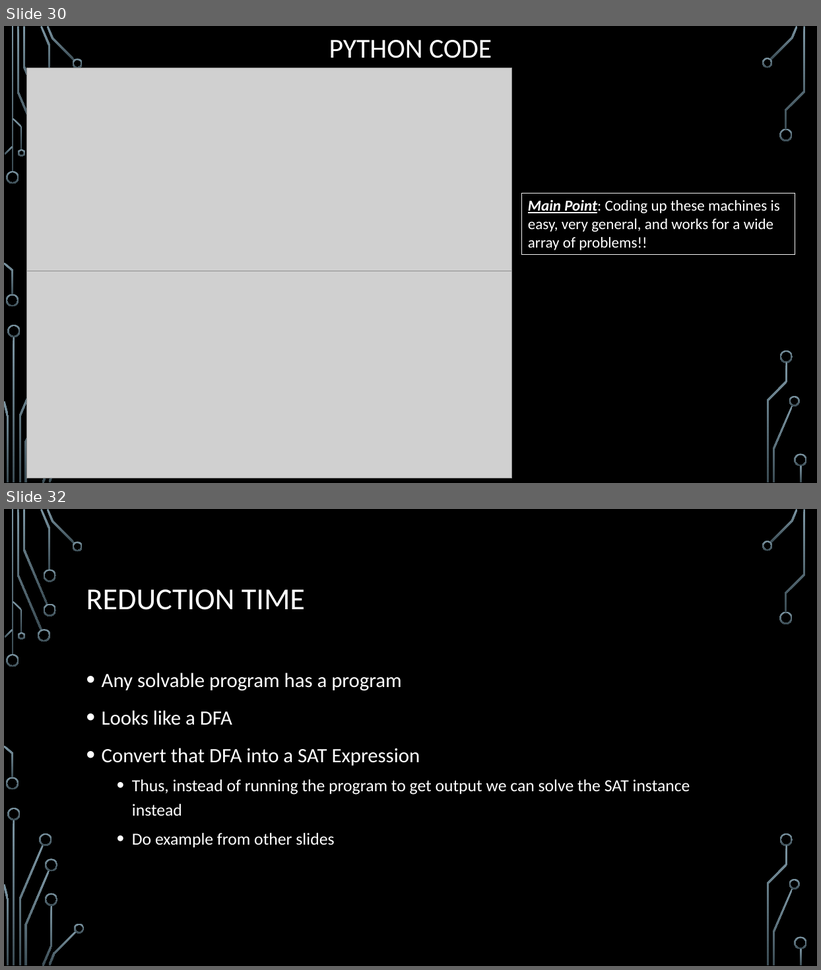
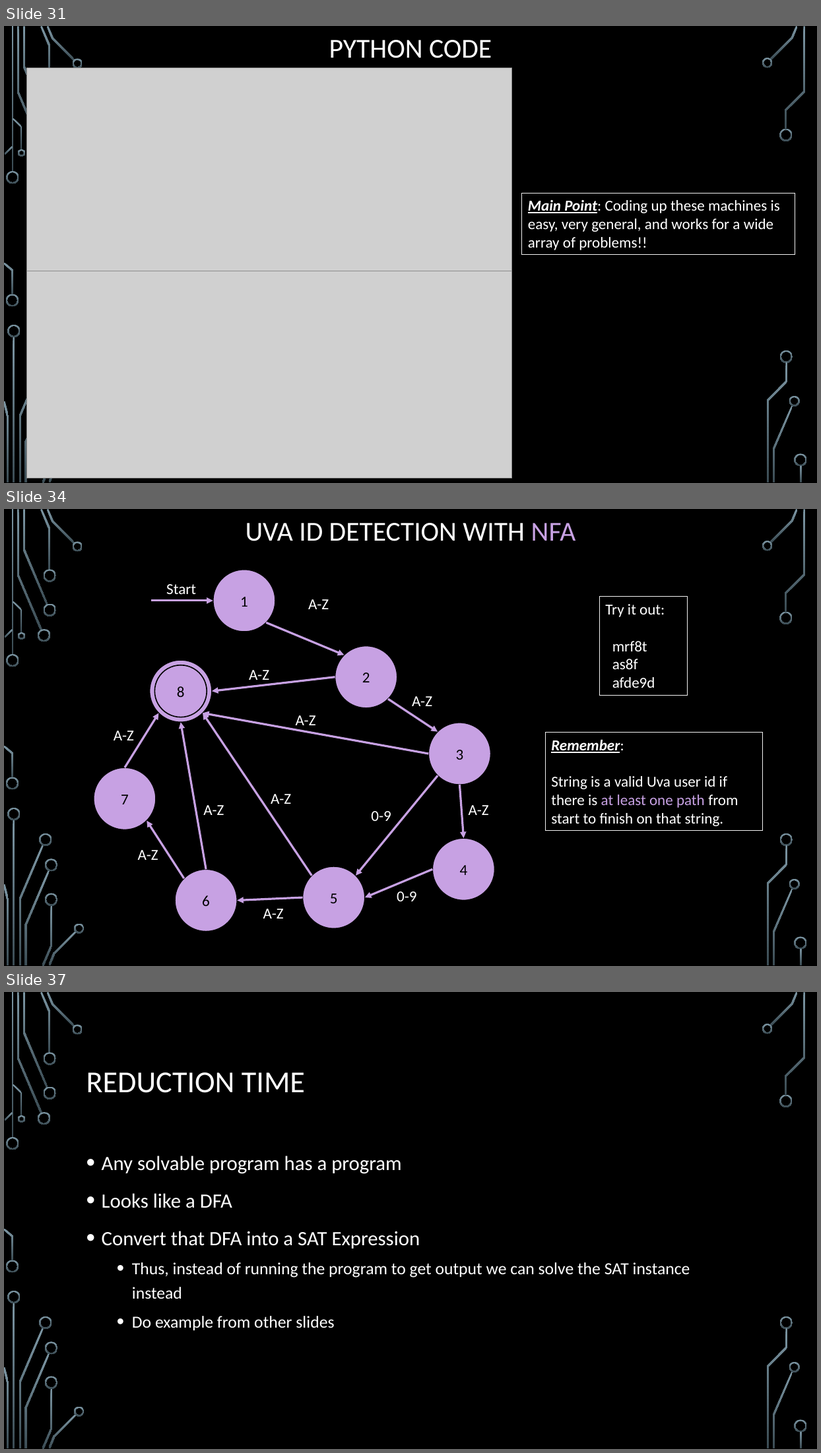
Before and after one commit to markfloryan/dsa2, a slide deck: slides/06-3-Hardness.pptx. Shown one above the other, each under a label of ours: slides 30 and 32 before the commit, slides 31, 34 and 37 after it; the slides between them are not shown. The pictures are 821x970 and 821x1453 pixels, drawn with LibreOffice and Linux fonts; fonts in the diff are those of the drawing; grey boxes stand for pictures; background and template pictures are left out. Boxes give left, top, right and bottom in pixels: in the first picture for what was removed or moved away, otherwise in the second. Text is boxed around its words. In the diff, an @@ line names an element or a change of style, - is before the commit and + after.

```diff
--- a/slides/06-3-Hardness.pptx
+++ b/slides/06-3-Hardness.pptx
@@ slide 34 added at <box>4,509,817,966</box>, background picture (left out); not listed: 36 template elements that a slide beside it also shows @@
@@ title added at <box>246,523,576,541</box>, 32.4 pt, text #FFFFFF @@
+UVA ID DETECTION WITH NFA
@@ rectangle added at <box>600,597,688,696</box>, outline #F2F2F2 0.75 pt, 18 pt, text #FFFFFF @@
+Try it out:
+mrf8t
+as8f
+afde9d
@@ group added at <box>94,569,495,931</box>: 13 arrows, 13 texts, 9 ellipses @@
+1
+2
+3
+4
+7
+6
+5
+8
+8
+A-Z
+A-Z
+A-Z
+A-Z
+A-Z
+A-Z
+0-9
+0-9
+Start
+A-Z
+A-Z
+A-Z
+A-Z
@@ rectangle added at <box>546,733,763,832</box>, outline #F2F2F2 0.75 pt, 18 pt, text #FFFFFF @@
+Remember:
+String is a valid Uva user id if there is at least one path from start to finish on that string.
@@ what was slide 30 is now slide 31 @@
@@ what was slide 32 is now slide 37 @@
```
Also in this commit, not shown: 1 slide changed, 5 other slides added, 1 slide removed, 6 other files.
